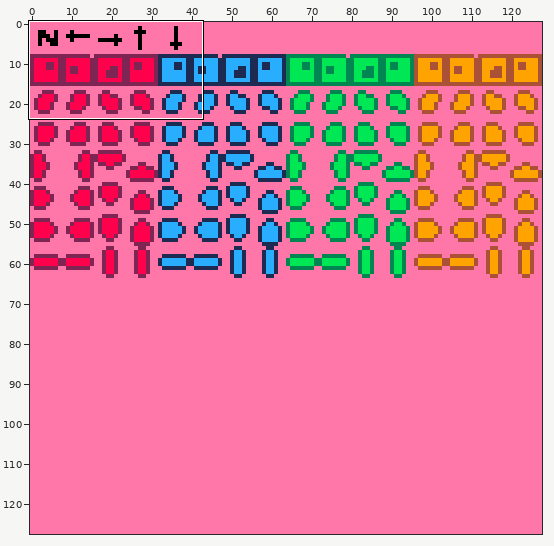
Two states of a pixel-art file, sprites/spritesheet.ase. Above, an overview of the earlier version with the close-up marked.
Close-up. Before:
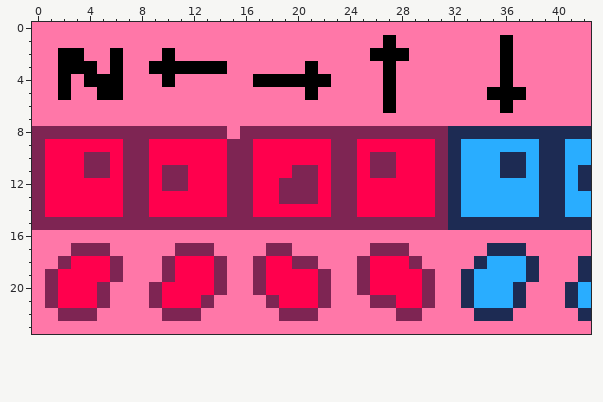
128x128 pixels, 1 frame. Shown: x 0..42, y 0..23.
Now the later version:
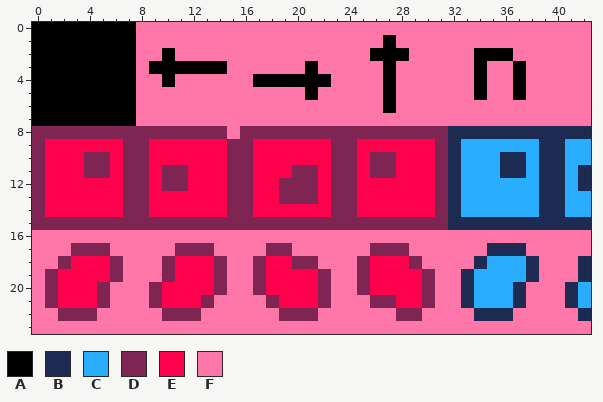
Palette (. is transparent): A #000000  B #1d2b53  C #29adff  D #7e2553  E #ff004d  F #ff77a8
Changes in this commit:
The edit turns colour F into colour A in rows 0 to 1 at x 0 to 7; in row 2 at x 0 to 1, 4 to 5, 7 and 34 to 35; in row 3 at x 0 to 1, 5, 7, 34 and 37; in row 4 at x 0 to 1, 3, 7, 34 and 37; in row 5 at x 0 to 1, 3 to 4, 7 and 34; in rows 6 to 7 at x 0 to 7.
The edit turns colour A into colour F in row 1 at x 36; in rows 3 to 4 at x 36; in row 5 at x 35 to 36; in row 6 at x 36.
Boxes around the changes in both close-ups, in picture pixels (x1, y1, x2, y2):
changed: (32, 22, 136, 126)
changed: (474, 35, 526, 113)
